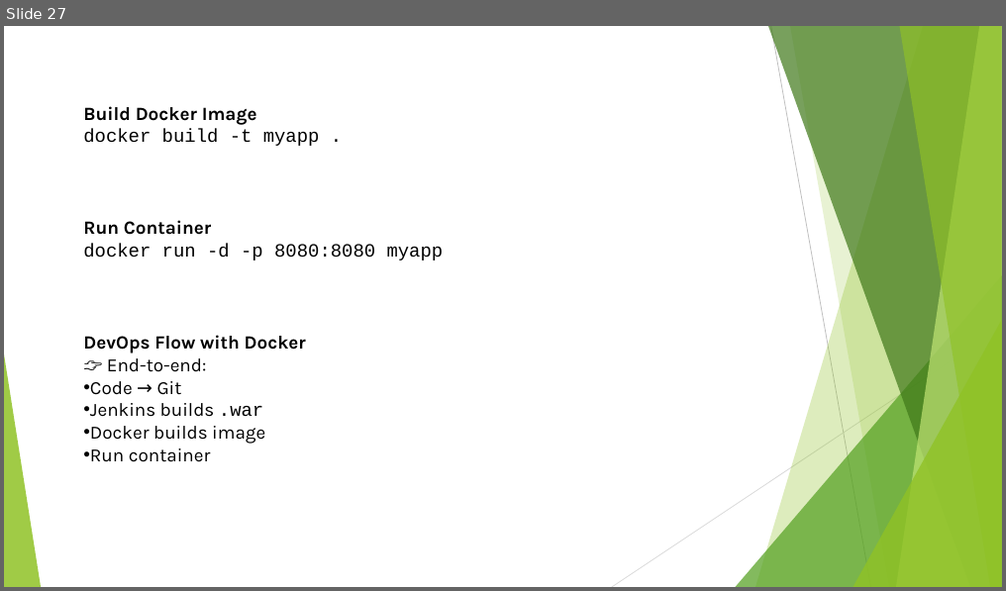
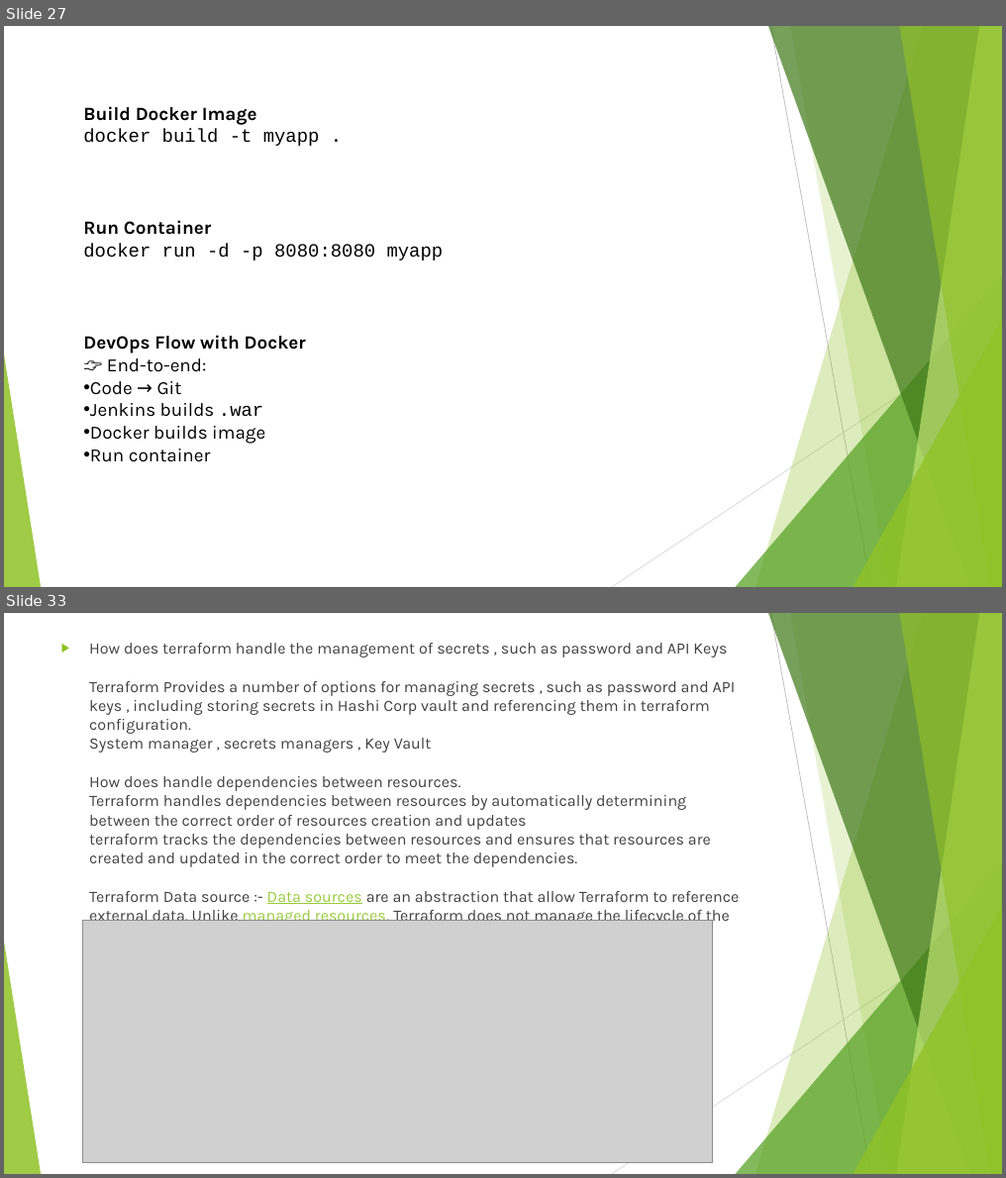
Before and after one commit to Mephist0phele/DevOps-Prep, a slide deck: DevOps PPT.pptx. Shown one above the other, each under a label of ours: slide 27 before the commit, slides 27 and 33 after it; the slides between them are not shown. The pictures are 1006x591 and 1006x1178 pixels, drawn with LibreOffice and Linux fonts; fonts in the diff are those of the drawing; grey boxes stand for pictures. Boxes give left, top, right and bottom in pixels: in the first picture for what was removed or moved away, otherwise in the second. Text is boxed around its words. In the diff, an @@ line names an element or a change of style, - is before the commit and + after.

```diff
--- a/DevOps PPT.pptx
+++ b/DevOps PPT.pptx
@@ slide 33 added at bbox=[4, 613, 1002, 1174], background #FFFFFF; not listed: 10 template elements that a slide beside it also shows @@
@@ text added at bbox=[89, 643, 739, 926], 15.3 pt, text #404040 @@
+▶ How does terraform handle the management of secrets , such as password and API Keys
+  Terraform Provides a number of options for managing secrets , such as password and API keys , including storing secrets in Hashi Corp vault and referencing them in terraform configuration.
+  System manager , secrets managers , Key Vault
+  How does handle dependencies between resources.
+  Terraform handles dependencies between resources by automatically determining between the correct order of resources creation and updates
+  terraform tracks the dependencies between resources and ensures that resources are created and updated in the correct order to meet the dependencies.
+  Terraform Data source :- Data sources are an abstraction that allow Terraform to reference external data. Unlike managed resources, Terraform does not manage the lifecycle of the resource or data. Data sources are intended to have no side-effects.
@@ picture added at bbox=[83, 921, 712, 1163] @@
```
Also in this commit, not shown: 1 slide changed, 6 other slides added.
